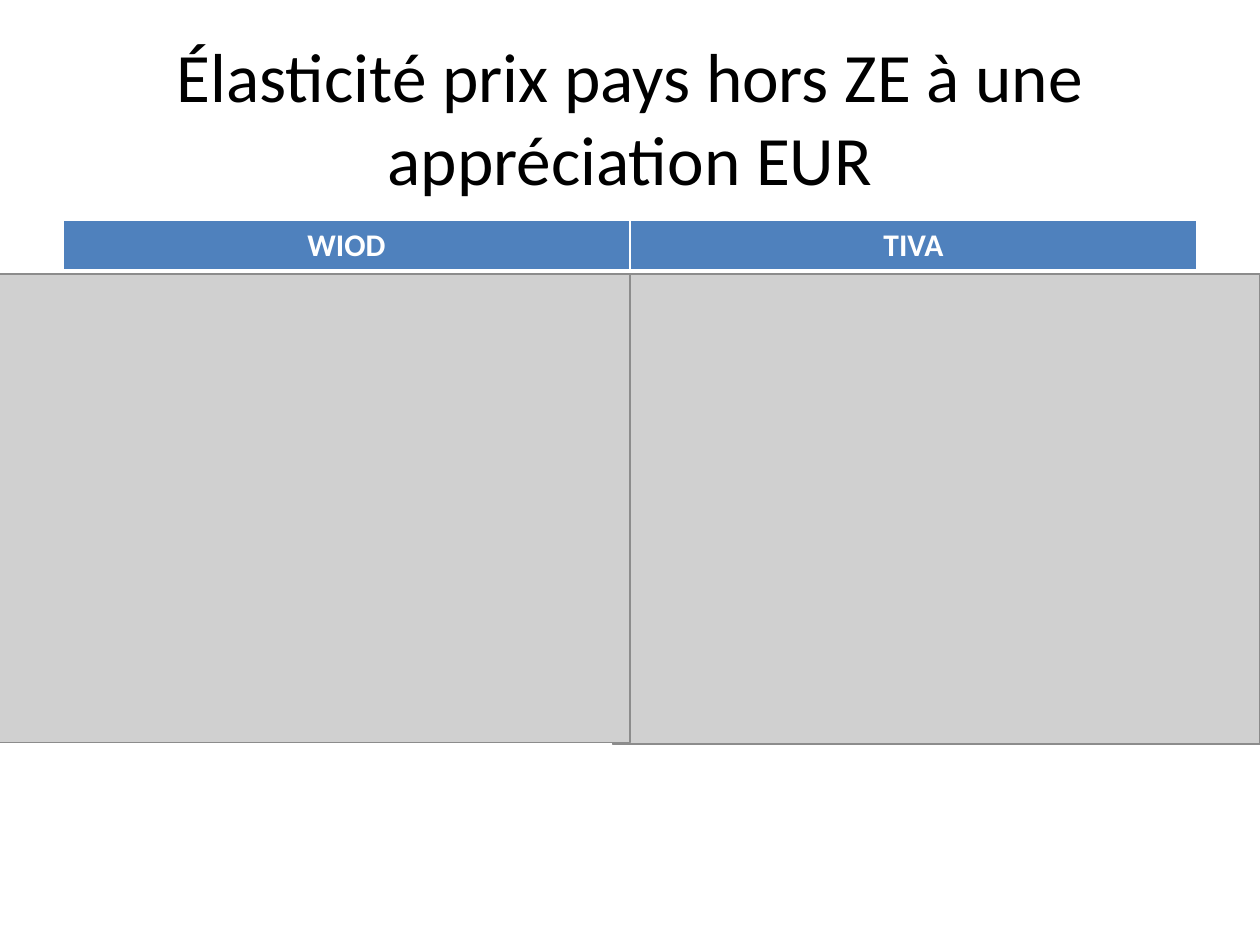
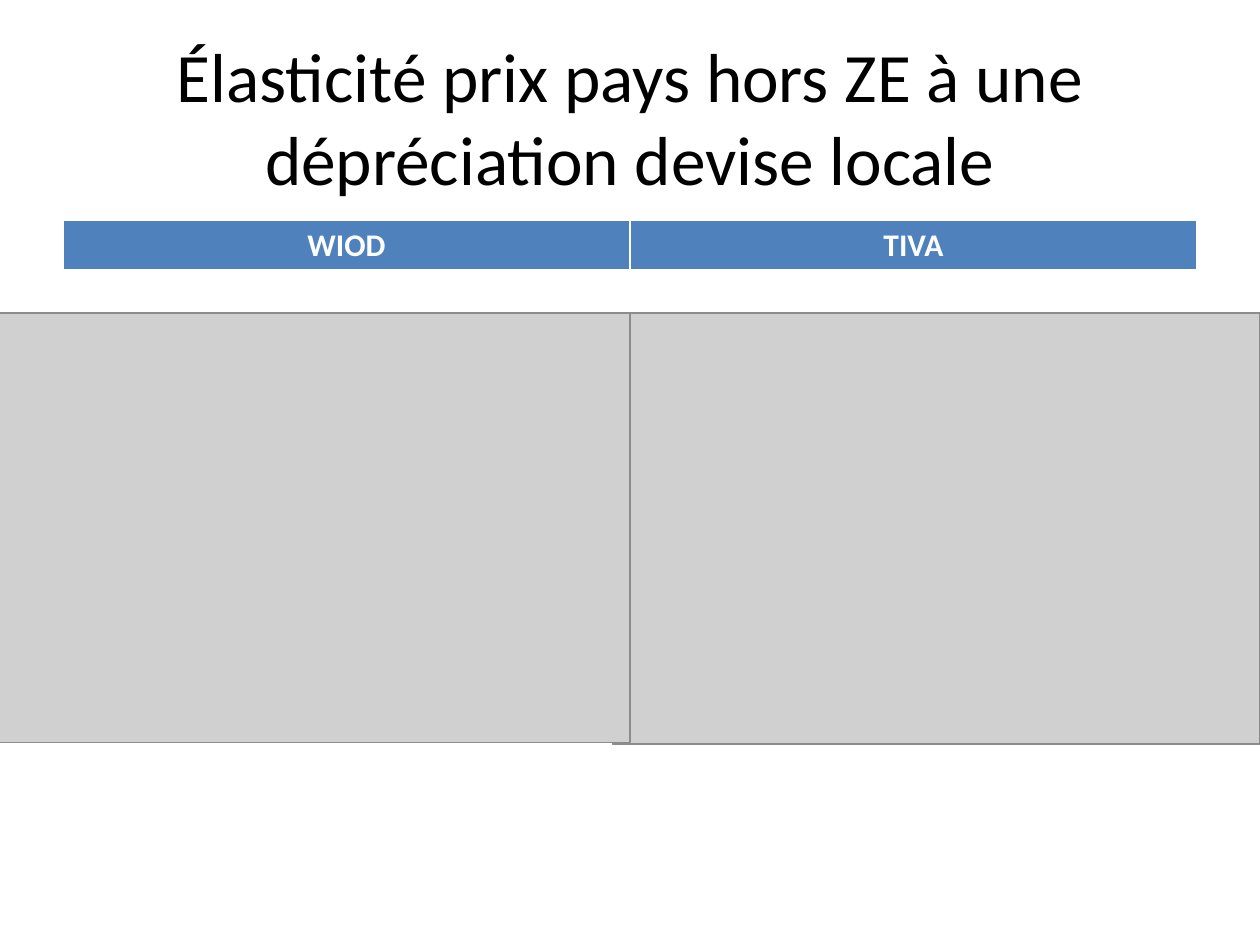
Before and after one commit to gdaudin/OFCE_CommerceVA, a slide deck: slide 7 of c17255-Point d’étape projet WIOD TIVA.pptx (slide 5 before the commit). Drawn at 1260x945 pixels with LibreOffice and Linux fonts; fonts in the diff are those of the drawing; grey boxes stand for pictures. Boxes give left, top, right and bottom in pixels: in the first picture for what was removed or moved away, otherwise in the second. Text is boxed around its words. In the diff, an @@ line names an element or a change of style, - is before the commit and + after.

```diff
--- a/c17255-Point d’étape projet WIOD TIVA.pptx
+++ b/c17255-Point d’étape projet WIOD TIVA.pptx
@@ title at (177, 45, 1082, 197): text changed @@
-Élasticité prix pays hors ZE à une appréciation EUR
+Élasticité prix pays hors ZE à une dépréciation devise locale
@@ picture: place and size @@
-picture at (0, 275, 630, 743)
+picture at (0, 314, 630, 743)
@@ picture: place and size @@
-picture at (612, 275, 1260, 745)
+picture at (612, 314, 1260, 745)
```
Also in this commit, not shown: 1 other slide changed, 2 slides added.
